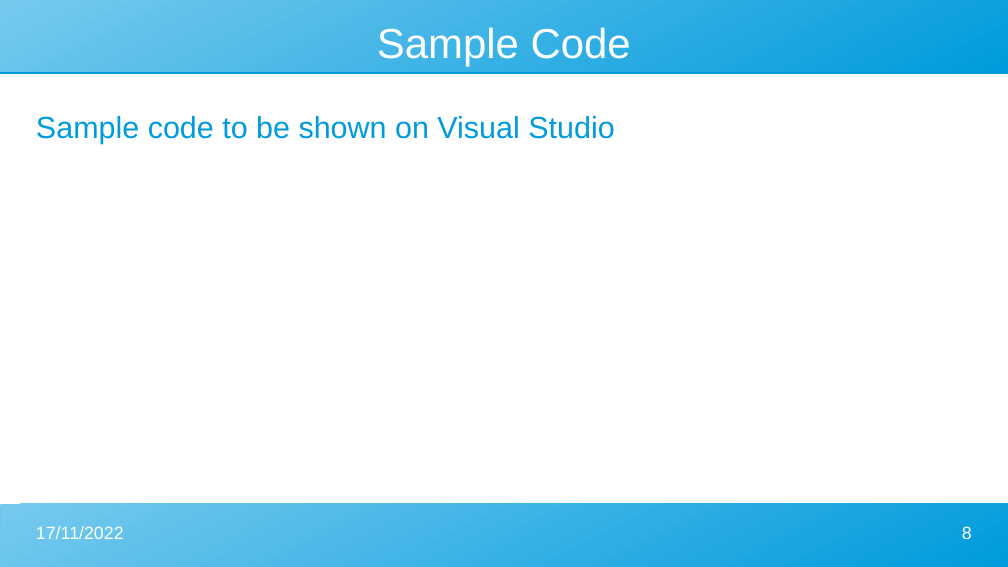
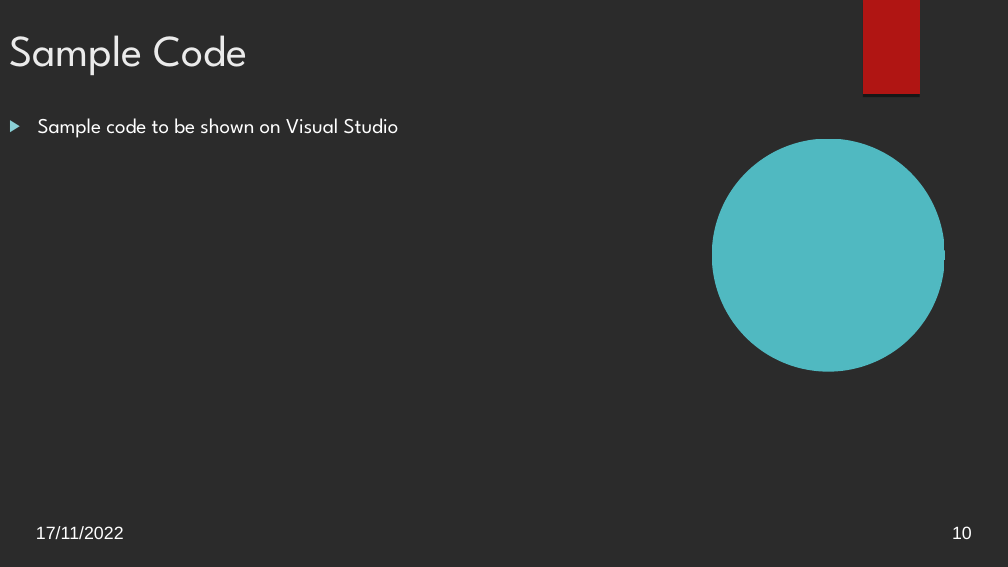
Before and after one commit to Leo-Chen-CM/Prototype-Design-Pattern, a slide deck: slide 10 of Prototype slide.odp (slide 8 before the commit). Drawn at 1008x567 pixels with LibreOffice and Linux fonts; fonts in the diff are those of the drawing; background and template pictures are left out; a plain dark background stands for a picture behind light text. Boxes give left, top, right and bottom in pixels: in the first picture for what was removed or moved away, otherwise in the second. Text is boxed around its words. In the diff, an @@ line names an element or a change of style, - is before the commit and + after.

```diff
--- a/Prototype slide.odp
+++ b/Prototype slide.odp
@@ background #FFFFFF to picture (left out) @@
@@ title "Sample Code": place and size @@
-title "Sample Code" at [377,27,631,67]
+title "Sample Code" at [9,35,248,75]
@@ title "Sample Code" at [9,35,248,75]: size 33 to 34.8 pt, font Arial to League Spartan, text colour #FFFFFF to #EBEBEB; alignment centre to left; vertical alignment middle to top @@
@@ freeform shape removed at [0,0,1008,72] @@
@@ freeform shape added at [863,0,920,94], fill #B01513 @@
@@ text "Sample code to be shown ..." at [38,118,399,138]: size 24 to 16.6 pt, font Arial to League Spartan, text colour #009BDD to #FFFFFF; bullet none to ▶; less space between paragraphs @@
@@ freeform shape added at [712,139,945,372], fill #50B9C1 @@
@@ freeform shape removed at [0,504,1008,567] @@
@@ page number at [952,526,972,539]: text changed @@
-8
+10
```
Also in this commit, not shown: 6 other slides changed, 3 slides added, 1 slide removed, 12 other files.
